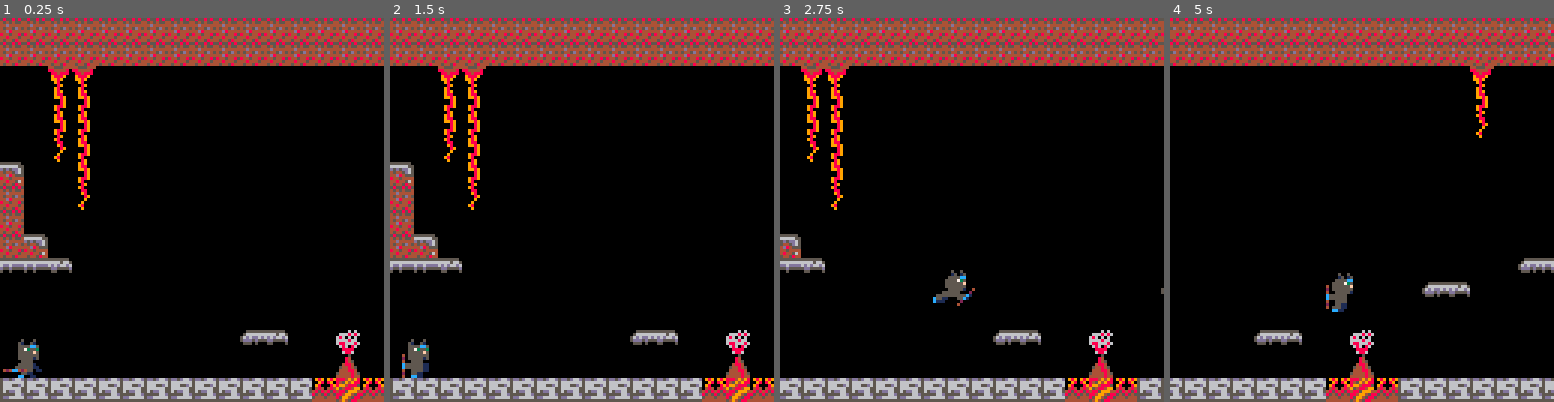
Above: before the commit, frames 1-4 (left to right).
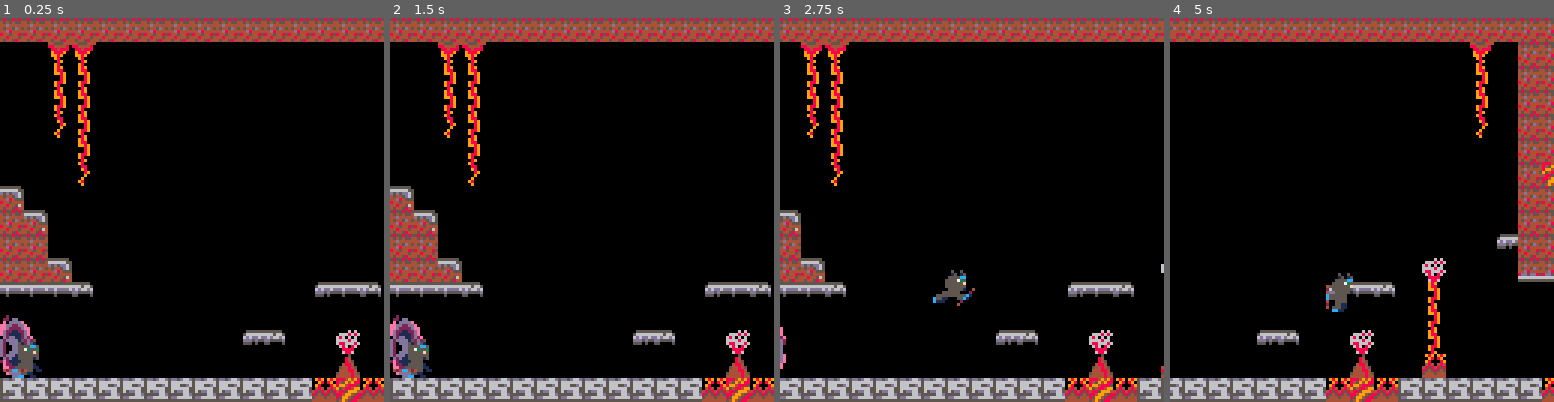
Above: after the commit, the same moments.

Repository: adatechschool/projet-collectif-pico-8-team-chaang
Game: PICO-8 cartridge chavatar.p8
The game is run twice, just before and just after one commit, with the same random seed, the same clock (stepped at 60 frames per second) and the same inputs.
Inputs:
- Up to frame 1 (0.25 s): no input
- Up to frame 2 (1.5 s): no input
- Up to frame 3 (2.75 s): hold Right 1.6-2.1 s; hold Up 2.15-2.42 s; hold Right from 2.47 s (still down)
- Up to frame 4 (5 s): release Right at 3.03 s; hold Left 3.08-3.58 s; hold Right 4.02-4.68 s; hold Up from 4.73 s (still down)

The runs differ from the first frame. In frame 1, 11% of the frame differs, in the area x 0-100%, y 6-94%; in frame 2, 11%; in frame 3, 9.4%; in frame 4, 13%, in the area x 0-100%, y 6-100%.

Commit message:
Map Changes
Portail + map inprove + socle de gemme

Diff:
--- a/chavatar.p8
+++ b/chavatar.p8
@@ -211,7 +211,7 @@
       end
     end
   else --player idle
-    if time()-player.anim>.3 then
+    if time()-player.anim>.5 then
       player.anim=time()
       player.sp+=2
       if player.sp>66 then
@@ -350,26 +350,26 @@
 
 
 __gff__
-0003030000030300000000000101000100030301020303000000000100000001000000000000000000000000000000010300000100000303030303030301010100000000000000000000000000000000000000000000000000000000000000000000000000000000000000000000000000000000000000000000000000000000
+0003030000030300000000000101000100030301020303000000000100000001000000000000000000000000000300010300030100000303030303030301010100000000000000000000000000000000000000000000000000000000000000000000000000000000000000000000000000000000000000000000000000000000
 0000000000000000000000000000000000000000000000000000000000000000000000000000000000000000000000000000000000000000000000000000000000000000000000000000000000000000000000000000000000000000000000000000000000000000000000000000000000000000000000000000000000000000
 __map__
-3737373737373737373737373737373737373737373737373737373737373737373737373737373737373737373737373737373737373737373737373737373737320000000000000000000000000000000000000000000000000000000000000000000000000000000000000000000000000000000000000000000000000000
-3737373737373737373737373737373737373737373737373737373737373737373737373737373737373737373737373737373737373737373737373737373737000000000000000000000000000000000000000000000000000000000000000000000000000000000000000000000000000000000000000000000000000000
-0000363600000000000000000000000000000036000000000000000000003600000000000000000000000000360000000000000000000000000000000036000000000000000000000000000000000000000000000000000000000000000000000000000000000000000000000000000000000000000000000000000000000000
-0000383800000000000000000000000000000038000000000000000000003800000000000000000000000000380000000000000000000000000000000038000000000000000000000000000000000000000000000000000000000000000000000000000000000000000000000000000000000000000000000000000000000000
-0000383800000000000000000000000000000039000000000000000000003900000000000000000000000000380000000000000000000000000000000039000000000000000000000000000000000000000000000000000000000000000000000000000000000000000000000000000000000000000000000000000000000000
-0000393800000000000000000000000000000000000000000000000000000000000000000000000000000000390000000000000000000000000000000000000000000000000000000000000000000000000000000000000000000000000000000000000000000000000000000000000000000000000000000000000000000000
-3c00003800000000000000000000000000000000000000000000000000000000000000000000000000000000000000000000000000000000000000000000000000000000000000000000000000000000000000000000000000000000000000000000000000000000000000000000000000000000000000000000000000000000
-3700003900000000000000000000000000000000000000000000003d3e3f0000000000000000000000000000000000000000000000000000000000000000000000000000000000000000000000000000000000000000000000000000000000000000000000000000000000000000000000000000000000000000000000000000
-370000000000000000000000000000000000000000000000000000000000000000003d3f000000000000000000000000000000000000003d3e3f00000000000000000000000000000000000000000000000000000000000000000000000000000000000000000000000000000000000000000000000000000000000000000000
-373c00000000000000000000000000000000000000000000000000000000003a3b3b3c000000000000000000000000000000000000000000000000000000000000000000000000000000000000000000000000000000000000000000000000000000000000000000000000000000000000000000000000000000000000000000
-3e3e3f0000000000000000000000000000000000003d3e3f0000000000003a373737370000000000000000000000000000003d3f00000000000000000000000000000000000000000000000000000000000000000000000000000000000000000000000000000000000000000000000000000000000000000000000000000000
-00000000000000000000000000000000003d3f00000000000000000000003737373737c0c1c2c3c0c1c2c3c0c1c2c3c0c1c2c3c0c1c2c3c0c1c2c3c0c1c2c30000000000000000000000000000000000000000000000000000000000000000000000000000000000000000000000000000000000000000000000000000000000
-00000000000000000000000000000000000000000000000000000031000037373737373b3cd2d300d1d2d300d1d2d300d1d2d300d1d2d300d1d2d300d1d2d30000000000000000000000000000000000000000000000000000000000000000000000000000000000000000000000000000000000000000000000000000000000
-000000000000000000003d3f00003100000000000000000000000038000037373737373737e2e3e0e1e2e3e0e13a3b3ce1e2e3e0e1e2e3e0e1e2e3e0e1e2e30000000000000000000000000000000000000000000000000000000000000000000000000000000000000000000000000000000000000000000000000000000000
-00000000000000000000000000003000000000000000000000000030000037373737373737f2f3f0f1f2f3f03a3737373cf2f3f0f1f2f3f0f1f2f3f0f1f2f30000000000000000000000000000000000000000000000000000000000000000000000000000000000000000000000000000000000000000000000000000000000
-3333333333333333333333333334353433333333333333333333333333333333333333333333333333333333333333333333333333333335353533333333333333000000000000000000000000000000000000000000000000000000000000000000000000000000000000000000000000000000000000000000000000000000
-3333333333333333333333333333333333333333333333333333333333333333333333333333333333333333333333333333333333333333333333333333333333000000000000000000000000000000000000000000000000000000000000000000000000000000000000000000000000000000000000000000000000000000
+3737373737373737373737373737373737373737373737373737373737373737373737373737373737373737373737373737373737373737373737373737373737373737373737373737373737373737373737373737373737373737373737373737373737373737373737373737373737373737373737373737373737373737
+0000363600000000000000000000000000000036003737353737003600000000000000000000000000000000360000000000000000000000000000000000000000000000000000000000000000000000000000000000000000000000000000000000000000000000000000000000000000000000000000000000000000000000
+0000383800000000000000000000000000000038003737373537003800000000000000000000000000000000380000000000000000000000000000000036000000000000000000000000000000000000000000000000000000000000000000000000000000000000000000000000000000000000000000000000000000000000
+0000383800000000000000000000000000000038003737353737003900000000000000000000000000000000380000000000000000000000000000000038000000000000000000000000000000000000000000000000000000000000000000000000000000000000000000000000000000000000000000000000000000000000
+0000393800000000000000000000000000000039003737373537000000000000000000000000000000000000380000000000000000000000000000000039000000000000000000000000000000000000000000000000000000000000000000000000000000000000000000000000000000000000000000000000000000000000
+0000003800000000000000000000000000000000003737373735000000000000000000000000000000000000390000000000000000000000000000000000000000000000000000000000000000000000000000000000000000000000000000000000000000000000000000000000000000000000000000000000000000000000
+0000003900000000000000000000000000000000003735353737000000000000000000000000000000000000000000000000000000000000000000000000000000000000000000000000000000000000000000000000000000000000000000000000000000000000000000000000000000000000000000000000000000000000
+3c00000000000000000000000000000000000000003737353737000000000000000000000000000000000000000000000000000000000000000000000000000000000000000000000000000000000000000000000000000000000000000000000000000000000000000000000000000000000000000000000000000000000000
+373c000000000000000000000000000000000000003737353737000000003a3c00000000000000000000000000000000000000000000003d3e3f00000000000000000000000000000000000000000000000000000000000000000000000000000000000000000000000000000000000000000000000000000000000000000000
+37370000000000000000000000000000000000003d37373537370000000037373b3b3c000000000000000000000000000000000000000000000000000000000000000000000000000000000000000000000000000000000000000000000000000000000000000000000000000000000000000000000000000000000000000000
+37373c00000000000000000000000000003100000032323232323e3f000037353537370000000000000000000000000000003d3f00000000000000000000000000000000000000000000000000000000000000000000000000000000000000000000000000000000000000000000000000000000000000000000000000000000
+3e3e3e3f0000000000000000003d3e3f00380000000000000000000000003737373737c0c1c2c3c0c1c2c3c0c1c2c3c0c1c2c3c0c1c2c3c0c1c2c3c0c1c2c30000000000000000000000000000000000000000000000000000000000000000000000000000000000000000000000000000000000000000000000000000000000
+0e0f0000000000000000000000000000003800000000000000000000000037373537373b3cd2d300d1d2d300d1d2d300d1d2d300d1d2d300d1d2d300d1d2d30000000000000000000000000000000000000000000000000000000000000000000000000000000000000000000000000000000000000000000000000000000000
+1e1f00000000000000003d3f000031000038000000000000000000003d3e37353535353737e2e3e0e1e2e3e0e13a3b3ce1e2e3e0e1e2e3e0e1e2e3e0e1e2e3000000000000000000000000000000000000000000000000000000000000000000000000000000000000000000000000000000000000000000a200000000000000
+2e2f0000000000000000000000003000003400000000000000000000000035353737353737f2f3f0f1f2f3f03a3737373cf2f3f0f1f2f3f0f1f2f3f0f1f2f30000000000000000000000000000000000000000000000000000000000000000000000000000000000000000000000000000000000000000002d00000000000000
+3333333333333333333333333334353433333333333334343433333333333333333333333333333333333333333333333333333333333335353533333333333333333333333333333333333333333333333333333333333333333333333333333333333333333333333333333333333333333333333333333333333333333333
+3333333333333333333333333333333333333333333333333333333333333333333333333333333333333333333333333333333333333333333333333333333333333333333333333333333333333333333333333333333333333333333333333333333333333333333333333333333333333333333333333333333333333333
 2626262626262626262626262626262626262626262626262626262626262626262626262626262626262626262626262626262626262626262626262626262626000000000000000000000000000000000000000000000000000000000000000000000000000000000000000000000000000000000000000000000000000000
 2626262626262626262626262626262626262626262626262626262626262626262626262626262626262626262626262626262626262626262626262626262626000000000000000000000000000000000000000000000000000000000000000000000000000000000000000000000000000000000000000000000000000000
 2020202020202020202020202020202020202020202020202020202020202020202020202020202020202020202020202020202020202020202020202020202020000000000000000000000000000000000000000000000000000000000000000000000000000000000000000000000000000000000000000000000000000000
Not shown, changed: 37 lines of the sprite sheet (__gfx__) section of chavatar.p8
